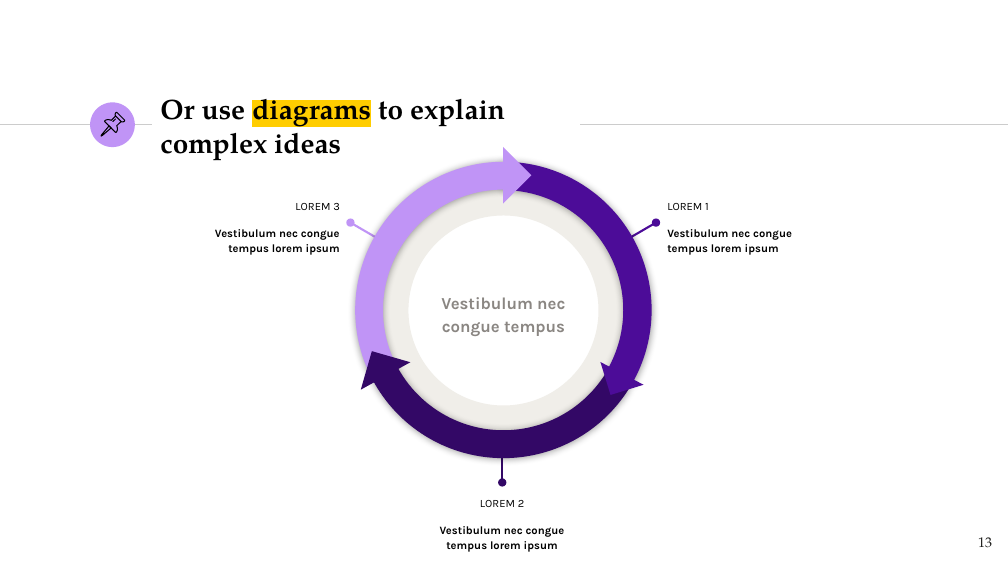
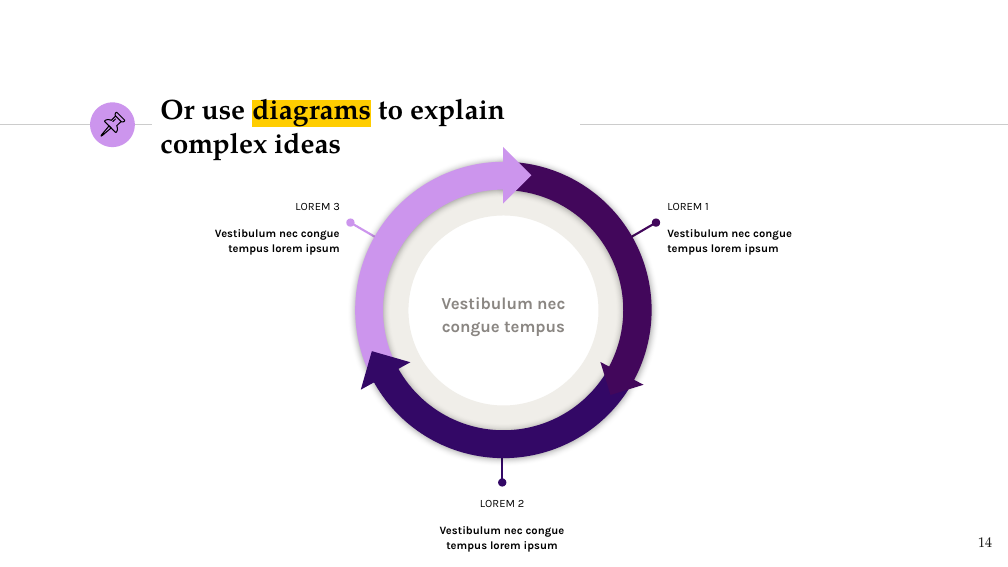
Before and after one commit to NILGroup/TFG-1920-DiscapacidadVisual, a slide deck: slide 14 of Defensa/Viola · SlidesCarnival.pptx (slide 13 before the commit). Drawn at 1008x567 pixels with LibreOffice and Linux fonts; fonts in the diff are those of the drawing. Boxes give left, top, right and bottom in pixels: in the first picture for what was removed or moved away, otherwise in the second. Text is boxed around its words. In the diff, an @@ line names an element or a change of style, - is before the commit and + after.

```diff
--- a/Defensa/Viola · SlidesCarnival.pptx
+++ b/Defensa/Viola · SlidesCarnival.pptx
@@ arch (boxed as its full ring) at [301,107,705,512]: fill #4C0C98 to #42075B @@
@@ arch (boxed as its full ring) at [301,107,705,512]: fill #C094F6 to #CC95ED @@
@@ right triangle at [474,147,532,204]: fill #C094F6 to #CC95ED @@
@@ arrow (656, 223) - (608, 250): stroke #4C0C98 1.5 pt to #42075B 1.5 pt @@
@@ right triangle at [601,352,643,394]: fill #4C0C98 to #42075B @@
@@ page number at [978,537,992,547]: text changed @@
-13
+14
```
Also in this commit, not shown: 27 other slides changed, 13 slides added, 2 slides removed, 2 other files.
